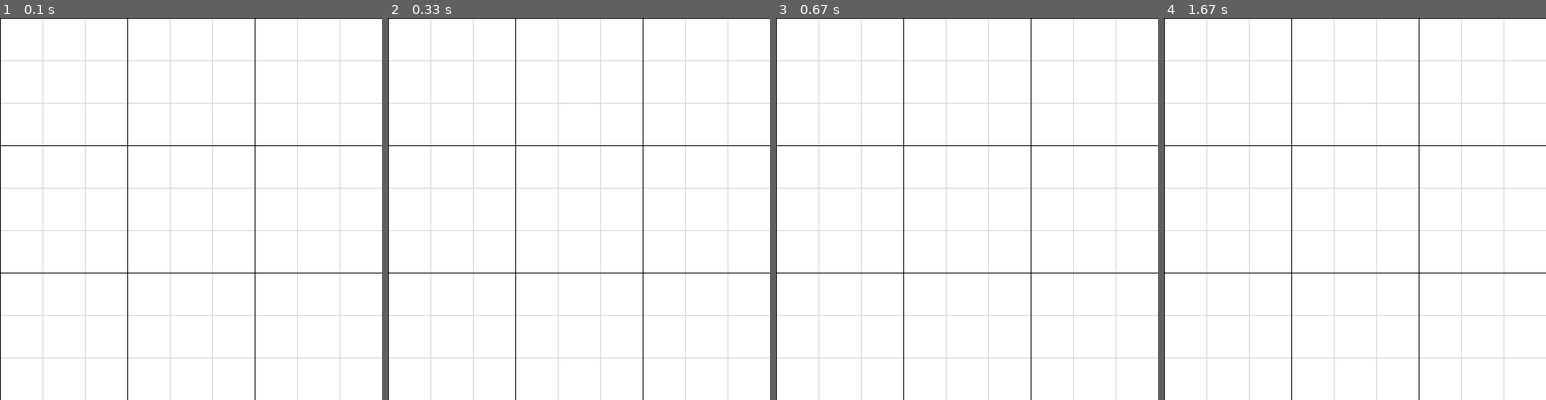
Above: before the commit, frames 1-4 (left to right).
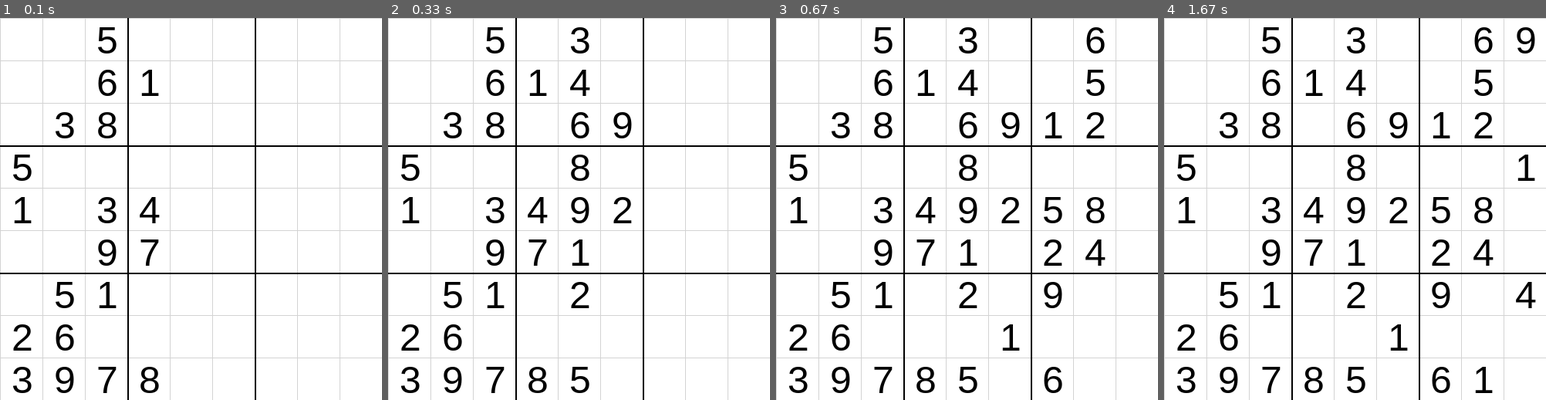
Above: after the commit, the same moments.

Repository: j-white00/SudokuSolver
Game: pygame game, started from Solver.py
The game is run twice, just before and just after one commit, with the same random seed, the same clock (stepped at 60 frames per second) and the same inputs.
Inputs:
- Up to frame 1 (0.1 s): no input
- Up to frame 2 (0.33 s): no input
- Up to frame 3 (0.67 s): no input
- Up to frame 4 (1.67 s): no input

The runs differ from the first frame. In frame 1, 4.0% of the frame differs, in the area x 0-100%, y 0-100%; in frame 2, 5.6%; in frame 3, 7.2%; in frame 4, 7.8%.

Commit message:
Numbers print to board

Diff:
--- a/Solver.py
+++ b/Solver.py
@@ -60,13 +60,20 @@
                 return (i, j) # y, x
     return False
 
+# def display_cube(row, col):
+#     if prev_pos:
+#         win_display.blit(bk_sq, prev_pos)
+#     prev_pos = (row, col)
+#     bk_sq.blit(win_display, (0, 0), (*prev_pos, 55, 55))
+#     pygame.draw.rect(win_display, col_green, (row, col, 10, 10))
+
 def sudoku_solve(board):
     find = locate_empty(board)
     if not find:
         return True
     else:
         row, col = find
-
+        #display a cube and copy a backup of board without select square, alsom update board backup with correct numbers but no select square.
     for i in range(1, 10):
         if valid(board, i, (row, col)):
             board[row][col] = i
@@ -87,7 +94,6 @@
     #max delTiles   64 min delTiles 36
     del_tiles = randint(36, 40)
     #del_tiles = randint(36, 64)
-    print("  Tiles Missing:", del_tiles, "\n=====================")
     while del_tiles !=0:
         row = randint(0,8)
         col = randint(0,8)
@@ -95,27 +101,43 @@
             board[row][col] = 0
             del_tiles -= 1
 
-def draw():
+def display_num(num, position):
+        font = pygame.font.SysFont('arial', 50)
+        text = font.render(str(num), True, (0, 0, 0))
+        win_display.blit(text, position)
+        pygame.display.update()
+
+def draw(board):
     for x in range(0, win_size, mini_square_size):
         pygame.draw.line(win_display, col_grey, (x, 0), (x, win_size))
 
     for y in range(0, win_size, mini_square_size):
         pygame.draw.line(win_display, col_grey, (0, y), (win_size, y))
 
-    for x in range(0, win_size, big_square_size):
-        pygame.draw.line(win_display, col_black, (x, 0), (x, win_size))
+    for x in range(165, win_size, big_square_size):
+        pygame.draw.line(win_display, col_black, (x, 0), (x, win_size), 2)
 
-    for y in range(0, win_size, big_square_size):
-        pygame.draw.line(win_display, col_black, (0, y), (win_size, y))
+    for y in range(165, win_size, big_square_size):
+        pygame.draw.line(win_display, col_black, (0, y), (win_size, y), 2)
+
+    for i in range(len(board)):
+        for j in range(len(board[0])):
+            if(board[i][j] != 0):
+                display_num(board[i][j], (i*55 + 15, j*55))
+            else:
+                display_num("", (i*55 + 16, j*55))
 
 def main():
     global win_clock, win_display
+    populate(board_new)
+    sudoku_solve(board_new)
+    remove_tiles(board_new)
     pygame.init()
-    pygame.display.set_caption("Sudoku Genius")
+    pygame.display.set_caption("Sudoku Solve")
     win_clock = pygame.time.Clock()
     win_display = pygame.display.set_mode((win_size, win_size))
     win_display.fill(col_white)
-    draw()
+    draw(board_new)
     running = True
     while running:
         for event in pygame.event.get():
@@ -129,15 +151,5 @@
 if __name__ == "__main__":
     main()
 
-populate(board_new)
-sudoku_solve(board_new)
-print("\n----|| Sudoku! ||----\n=====================")
-remove_tiles(board_new)
-print_out(board_new)
-# while True:
-#     solved = input('\nType "Solve" to reveal solution: ')
-#     if(solved == "Solve" or solved == "solve"):
-#         break
-print("\n    Solved Board\n=====================")
-sudoku_solve(board_new)
-print_out(board_new)
+# sudoku_solve(board_new)
+# print_out(board_new)
